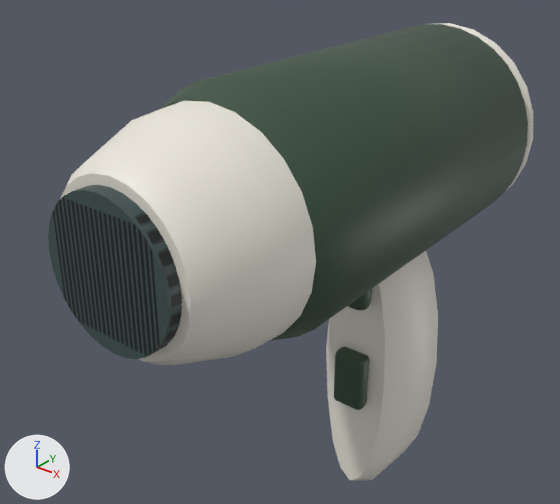
One commit to the FBX model Assets/KominkaHillside/Models/WashPremium/Dryer.fbx: the scene before it, then after it.
Both versions are drawn from a 50 mm lens placed at (0.144, -0.228, 0.174), pointed at (-0.018, -0.025, 0.048). The lights are fixed; the arrows at lower left show +X, +Y and +Z. The picture after the commit comes second. Where no turn or scale is listed for an object, it has been applied to the vertices.

The older version as bpy lines, for what is in view:
```python
me_forest_dryer_housing = bpy.data.meshes.new('Forest dryer housing')
me_forest_dryer_housing.from_pydata(...)  # 672 vertices, 1316 faces; spans x -0.041..0.041, y -0.119..0.065, z -0.079..0.123
me_forest_dryer_housing.materials.append(mat_premiumwash_tools)
ob_dryer_mesh = bpy.data.objects.new('Dryer_Mesh', me_forest_dryer_housing)
ob_dryer_mesh.location = (0.0, 0.0, 0.0)
```
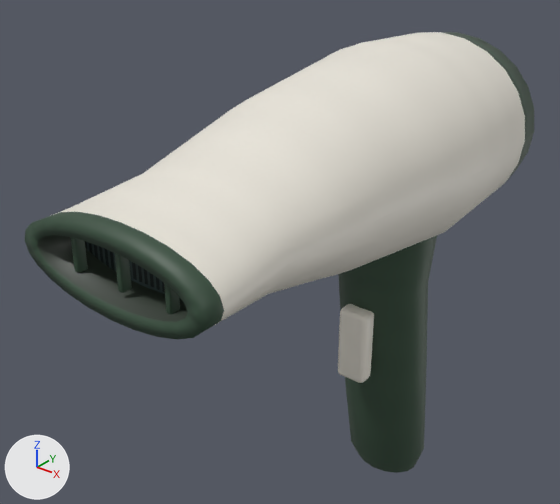
The change, as a diff of the scene's bpy script:
```diff
--- a/Assets/KominkaHillside/Models/WashPremium/Dryer.fbx.py
+++ b/Assets/KominkaHillside/Models/WashPremium/Dryer.fbx.py
@@ me_forest_dryer_housing @@
 # used by ob_dryer_mesh; location = (0.0, 0.0, 0.0)
-me_forest_dryer_housing.from_pydata(...)  # 672 vertices, 1316 faces; spans x -0.041..0.041, y -0.119..0.065, z -0.079..0.123
+me_forest_dryer_housing.from_pydata(...)  # 688 vertices, 1348 faces; spans x -0.041..0.041, y -0.119..0.066, z -0.077..0.121
+# me_forest_dryer_housing part 1: a new loose piece, a 24-sided cylinder along y spanning x -0.0265..0.0265, y -0.107..-0.104, z 0.074..0.09, in mat_premiumwash_tools
+# me_forest_dryer_housing part 2: the loose piece of 56 vertices spanning x -0.007..0.007, y -0.005..0.002, z -0.027..-0.001 is scaled about its middle by (0.115, 0.568, 0.541), then moved by (-0.018, -0.112, 0.096)
+# me_forest_dryer_housing part 3: the loose piece of 56 vertices spanning x -0.007..0.007, y -0.005..0.002, z -0.027..-0.001 is copied, and the copy is scaled about its middle by (0.115, 0.568, 0.541), then moved by (0.0, -0.112, 0.096); it spans x -0.001..0.001, y -0.115..-0.112, z 0.076..0.089
+# me_forest_dryer_housing part 4: the loose piece of 56 vertices spanning x -0.007..0.007, y -0.005..0.002, z -0.027..-0.001 is copied, and the copy is scaled about its middle by (0.115, 0.568, 0.541), then moved by (0.018, -0.112, 0.096); it spans x 0.017..0.019, y -0.115..-0.112, z 0.076..0.089
+# me_forest_dryer_housing part 5: the loose piece of 56 vertices spanning x -0.007..0.007, y -0.005..0.002, z -0.027..-0.001 is copied, and the copy is scaled about its middle by (0.916, 1.19, 1.31), then moved by (0.0, 0.002, 0.016); it spans x -0.007..0.007, y -0.003..0.005, z -0.014..0.018
+# me_forest_dryer_housing part 6: the loose piece of 128 vertices spanning x -0.041..0.041, y -0.079..0.059, z 0.041..0.123 is rebuilt with 288 vertices and now spans x -0.041..0.041, y -0.119..0.066, z 0.045..0.121
+# me_forest_dryer_housing part 7: the loose piece of 64 vertices spanning x -0.02..0.02, y 0.002..0.049, z -0.079..0.05 is rebuilt with 80 vertices and now spans x -0.022..0.022, y -0.003..0.049, z -0.077..0.052
+# me_forest_dryer_housing part 8: the loose piece of 144 vertices spanning x -0.04..0.04, y 0.057..0.061, z 0.042..0.121 is deleted
+# me_forest_dryer_housing part 9: the loose piece of 96 vertices spanning x -0.037..0.037, y -0.115..-0.076, z 0.045..0.119 is deleted
+# me_forest_dryer_housing part 10: the loose piece of 64 vertices spanning x -0.023..0.023, y -0.119..-0.114, z 0.059..0.105 is deleted
+# me_forest_dryer_housing part 11: the loose piece of 56 vertices spanning x -0.007..0.007, y -0.006..0.002, z 0.021..0.033 is deleted
+# other edits to the shape of me_forest_dryer_housing do not show in these pictures
 me_forest_dryer_housing.materials.append(mat_premiumwash_tools)
```

Location of each change, [x1, y1, x2, y2] in pixels of the pictures (560 x 504 px; the box of a moved part takes in the faces that stretch with it):
'Dryer_Mesh', reshaped: before [48, 23, 533, 481]; after [25, 32, 534, 473]
part 1 of me_forest_dryer_housing, added: after [85, 241, 180, 298]
part 2 of me_forest_dryer_housing, moved or reshaped: before [334, 347, 369, 410]; after [71, 238, 88, 273]
part 3 of me_forest_dryer_housing, added: after [115, 253, 132, 293]
part 4 of me_forest_dryer_housing, added: after [164, 283, 180, 314]
part 5 of me_forest_dryer_housing, added: after [338, 304, 374, 383]
part 6 of me_forest_dryer_housing, rebuilt (38% wider): before [160, 24, 528, 341]; after [25, 32, 534, 340]
part 7 of me_forest_dryer_housing, rebuilt: before [326, 251, 438, 481]; after [338, 236, 437, 473]
part 8 of me_forest_dryer_housing, deleted (mostly hidden): before [441, 23, 533, 189]
part 9 of me_forest_dryer_housing, deleted: before [60, 101, 316, 365]
part 10 of me_forest_dryer_housing, deleted: before [48, 185, 182, 359]
part 11 of me_forest_dryer_housing, deleted: before [348, 289, 372, 310]
